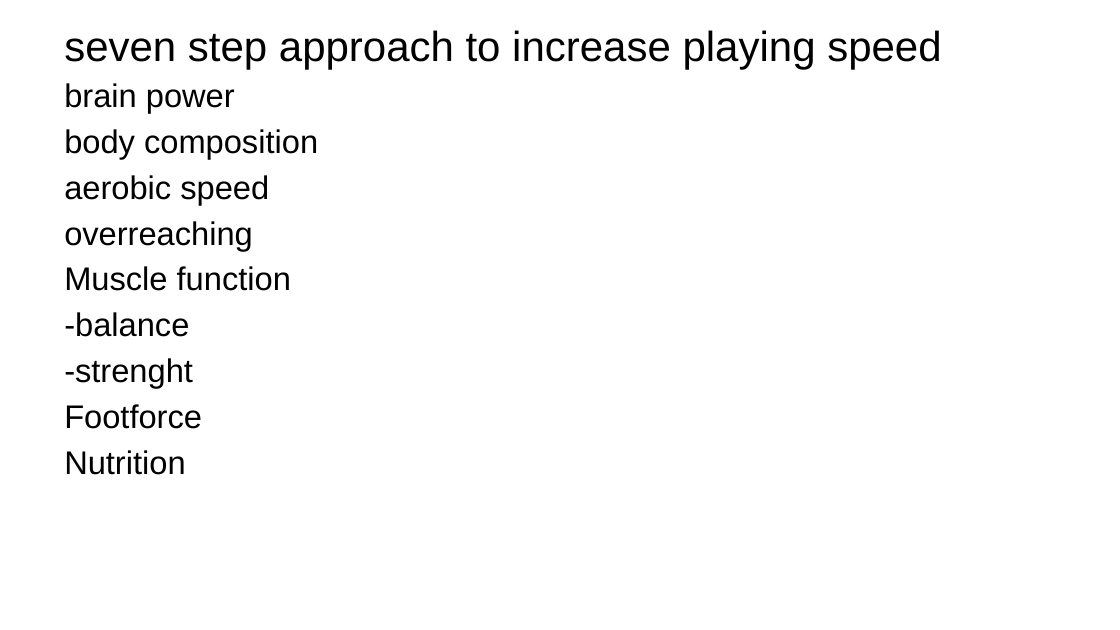
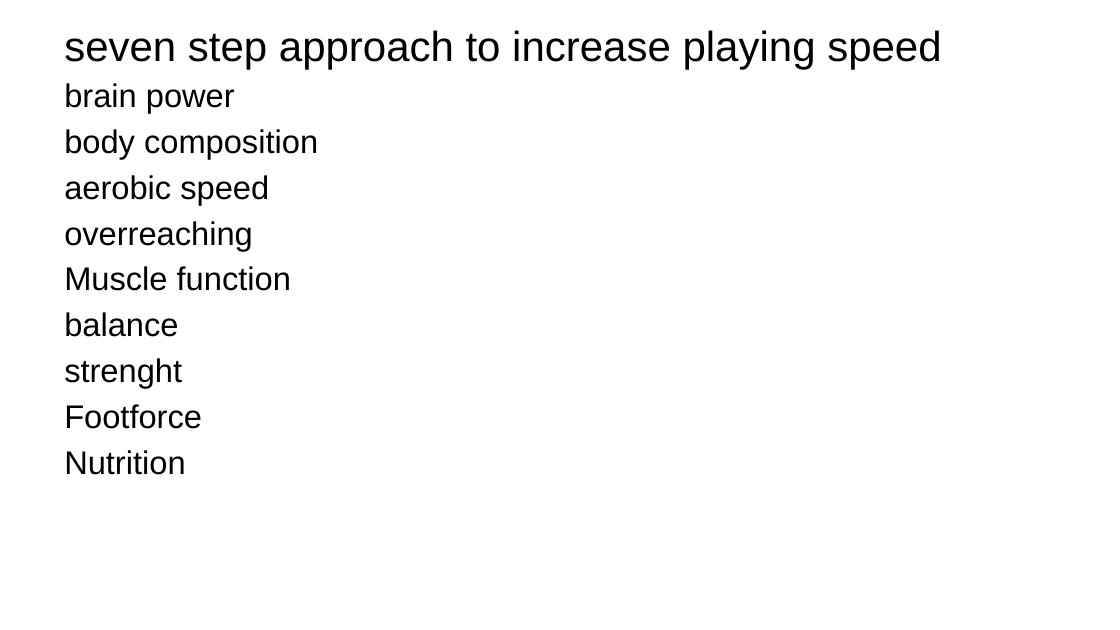
Before and after one commit to troy600/DSA, a slide deck: slide 6 of speedandtraining.pptx. Drawn at 1120x630 pixels with LibreOffice and Linux fonts; fonts in the diff are those of the drawing; background and template pictures are left out. Boxes give left, top, right and bottom in pixels: in the first picture for what was removed or moved away, otherwise in the second. Text is boxed around its words. In the diff, an @@ line names an element or a change of style, - is before the commit and + after.

Commit message:
final update

```diff
--- a/speedandtraining.pptx
+++ b/speedandtraining.pptx
@@ text at box(64, 312, 182, 388): text changed @@
--balance
--strenght
+balance
+strenght
```
Also in this commit, not shown: 2 slides added, 2 slides removed.
